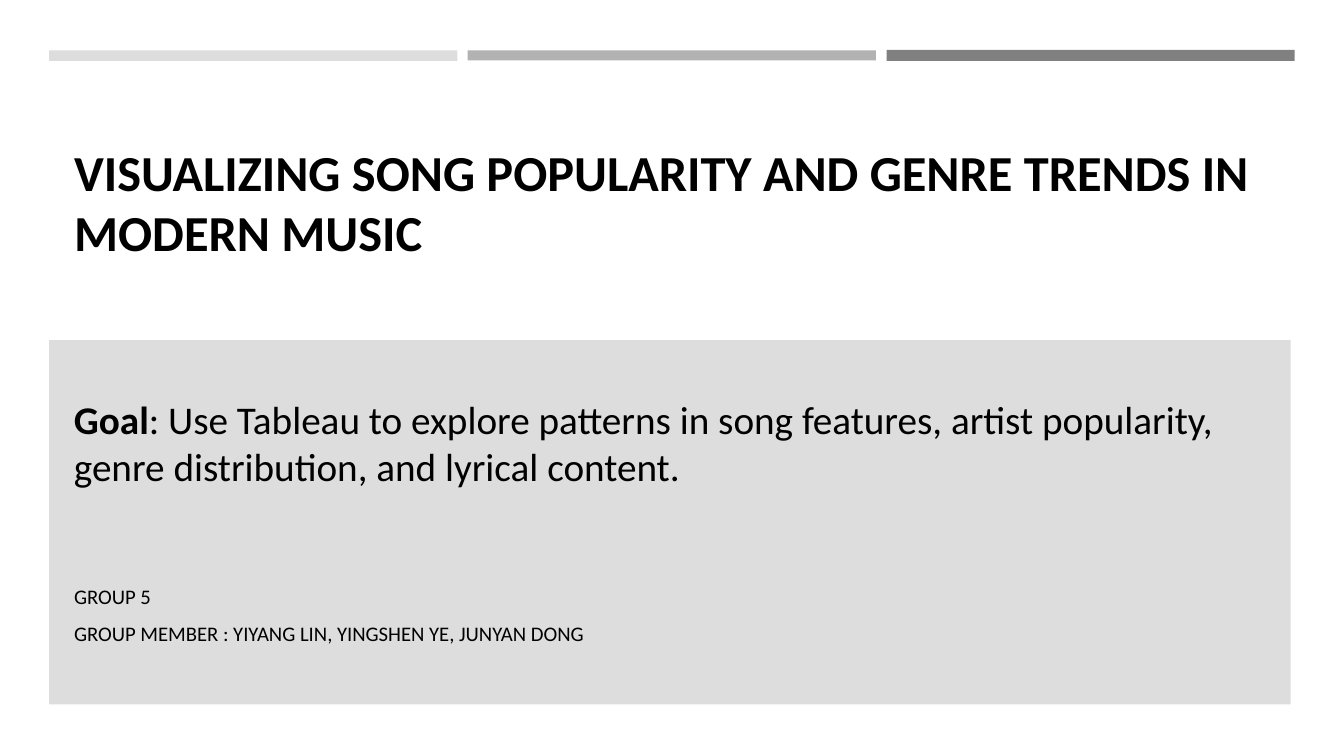
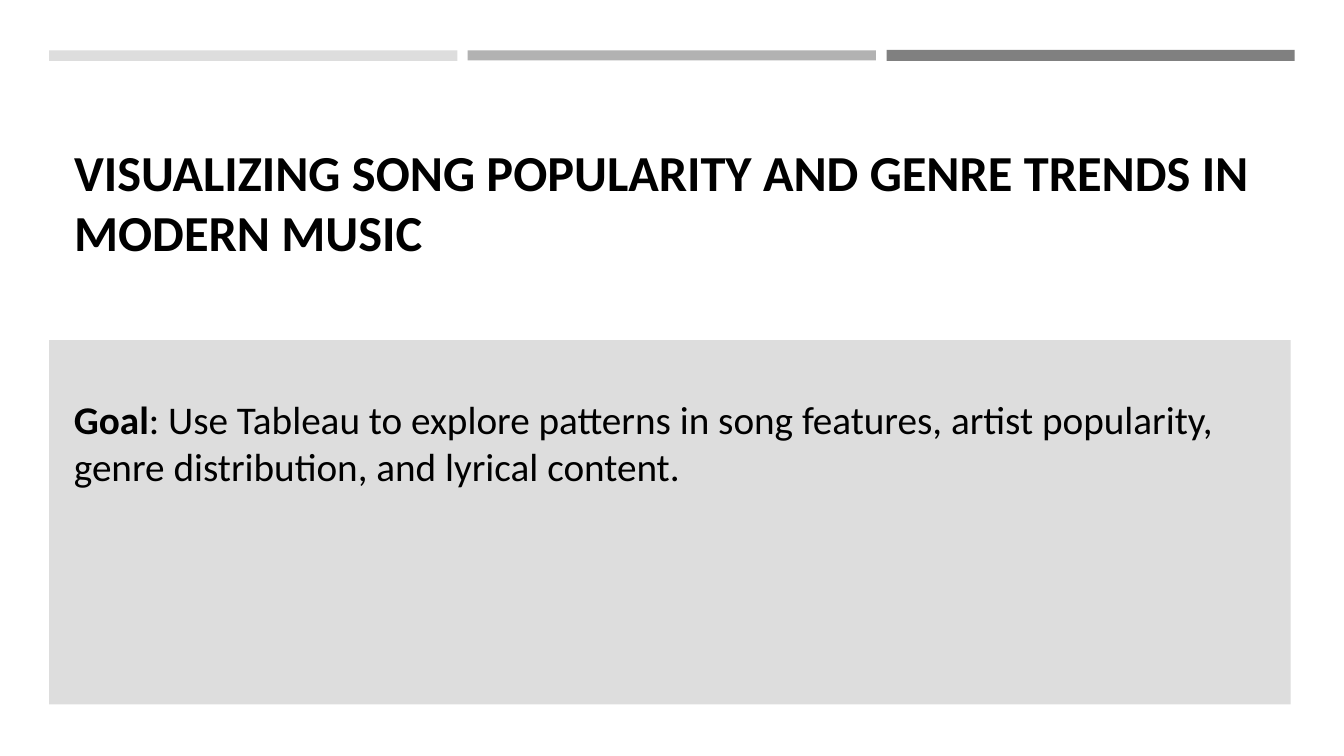
Before and after one commit to YingshenYe/Data-visualization, a slide deck: slide 1 of Visualizing Song Popularity From Spotify.pptx. Drawn at 1344x756 pixels with LibreOffice and Linux fonts; fonts in the diff are those of the drawing. Boxes give left, top, right and bottom in pixels: in the first picture for what was removed or moved away, otherwise in the second. Text is boxed around its words. In the diff, an @@ line names an element or a change of style, - is before the commit and + after.

```diff
--- a/Visualizing Song Popularity From Spotify.pptx
+++ b/Visualizing Song Popularity From Spotify.pptx
@@ subtitle removed at <box>74,590,584,644</box> @@
-GROUP 5
-GROUP MEMBER : YIYANG LIN, YINGSHEN YE, JUNYAN DONG
```
Also in this commit, not shown: 2 other slides changed, 1 slide removed.
